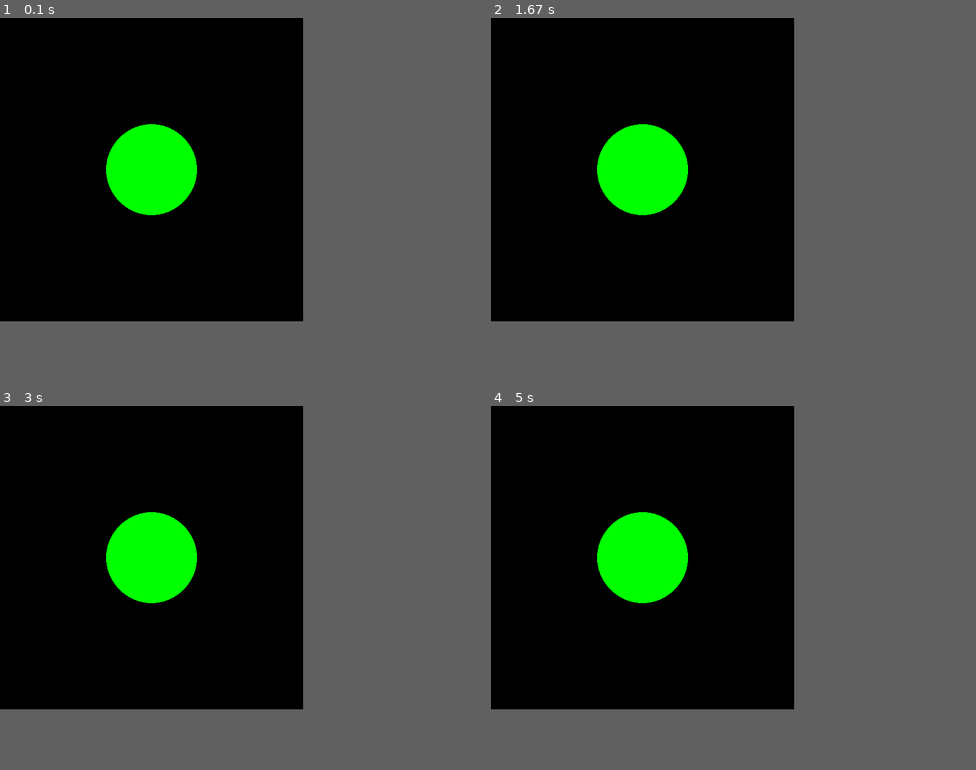
Above: before the commit, frames 1-4 (two rows, left to right).
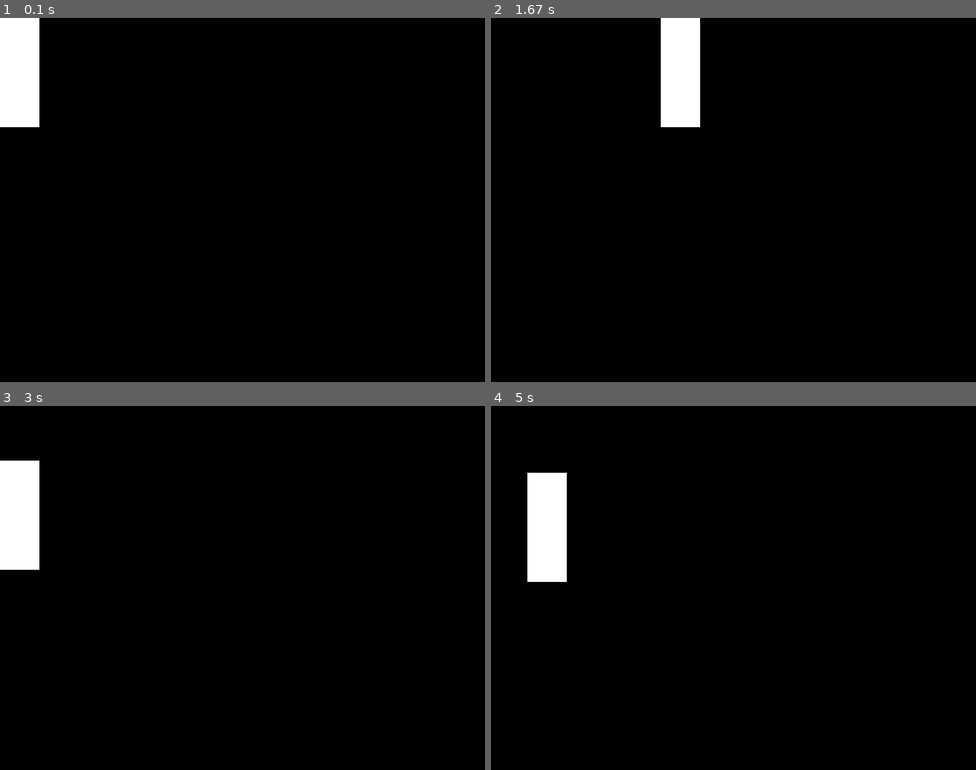
Above: after the commit, the same moments.

Repository: buiminhquan17/flappy_bird_by_pygame
Game: pygame game, started from game.py
The game is run twice, just before and just after one commit, with the same random seed, the same clock (stepped at 60 frames per second) and the same inputs.
Inputs:
- Up to frame 1 (0.1 s): no input
- Up to frame 2 (1.67 s): hold D 0.33-0.8 s; hold D 1.17-1.63 s
- Up to frame 3 (3 s): hold A 1.67-2.2 s; hold S 2.23-2.53 s; hold A 2.57-2.97 s
- Up to frame 4 (5 s): hold W 3-3.37 s; hold D 3.4-4.03 s; hold S 4.07-4.43 s; hold A 4.47-4.93 s; hold D from 4.97 s (still down)
The window is 500x500 before the commit and 800x600 after it. Grey fills any space a smaller window leaves; there, only what the larger window draws over its background counts as a difference.

The runs differ from the first frame. In frame 1, 6.1% of the frame differs, in the area x 0-41%, y 0-55%; in frame 2, 6.1%; in frame 3, 6.1%; in frame 4, 6.1%.

Commit message:
Add Player object

Diff:
--- a/game.py
+++ b/game.py
@@ -1,26 +1,76 @@
 import pygame
 
 
+# Define constant for the screen width and height
+SCREEN_WIDTH: int = 800
+SCREEN_HEIGHT: int = 600
+BLACK_COLOR: list[int] = [0, 0, 0]
+
+
+class Player(pygame.sprite.Sprite):
+    def __init__(self) -> None:
+        super(Player, self).__init__()
+        self.__surface = pygame.Surface([65, 180])
+        self.__surface.fill([255, 255, 255])
+        self.__rectangle = self.__surface.get_rect()
+
+    def get_surface(self) -> pygame.Surface:
+        return self.__surface
+
+    def get_rectangle(self) -> pygame.Rect:
+        return self.__rectangle
+
+    def out_of_screen(self, dx: int, dy: int) -> bool:
+        new_rect = self.__rectangle.move(dx, dy)
+        return not (
+            0 <= new_rect.left <= SCREEN_WIDTH - self.__rectangle.width
+            and 0 <= new_rect.top <= SCREEN_HEIGHT - self.__rectangle.height
+        )
+
+    def update_position(self, key_pressed) -> None:
+        if key_pressed[pygame.K_w] and not self.out_of_screen(0, -5):
+            self.__rectangle.move_ip(0, -5)
+        if key_pressed[pygame.K_s] and not self.out_of_screen(0, 5):
+            self.__rectangle.move_ip(0, 5)
+        if key_pressed[pygame.K_d] and not self.out_of_screen(5, 0):
+            self.__rectangle.move_ip(5, 0)
+        if key_pressed[pygame.K_a] and not self.out_of_screen(-5, 0):
+            self.__rectangle.move_ip(-5, 0)
+
+
 def main() -> None:
+    # Initialize pygame
     pygame.init()
 
-    SCREEN_WIDTH: int = 500
-    SCREEN_HEIGHT: int = 500
-    BLACK_COLOR: list[int] = [0, 0, 0]
+    # Create the screen object
+    # The size determinied by the constant SCREEN_WIDTH and SCREEN_HEIGHT
+    screen = pygame.display.set_mode([SCREEN_WIDTH, SCREEN_HEIGHT])
 
-    # Set up the window
-    screen = pygame.display.set_mode([SCREEN_WIDTH, SCREEN_HEIGHT])
+    # Initialize Player object
+    player: Player = Player()
 
     running: bool = True
 
+    # The game loop
     while running:
+        # Look at every event in the queue
         for event in pygame.event.get():
+            # Press the Escape key
+            if event.type == pygame.KEYDOWN:
+                if event.key == pygame.K_ESCAPE:
+                    running = False
+
+            # Click the close button
             if event.type == pygame.QUIT:
                 running = False
 
+        player.update_position(pygame.key.get_pressed())
+
+        # Fill the screen with black color
         screen.fill(BLACK_COLOR)
 
-        pygame.draw.circle(screen, [0, 255, 0], [250, 250], 75)
+        # Draw the player
+        screen.blit(player.get_surface(), player.get_rectangle())
 
         pygame.display.flip()
 
